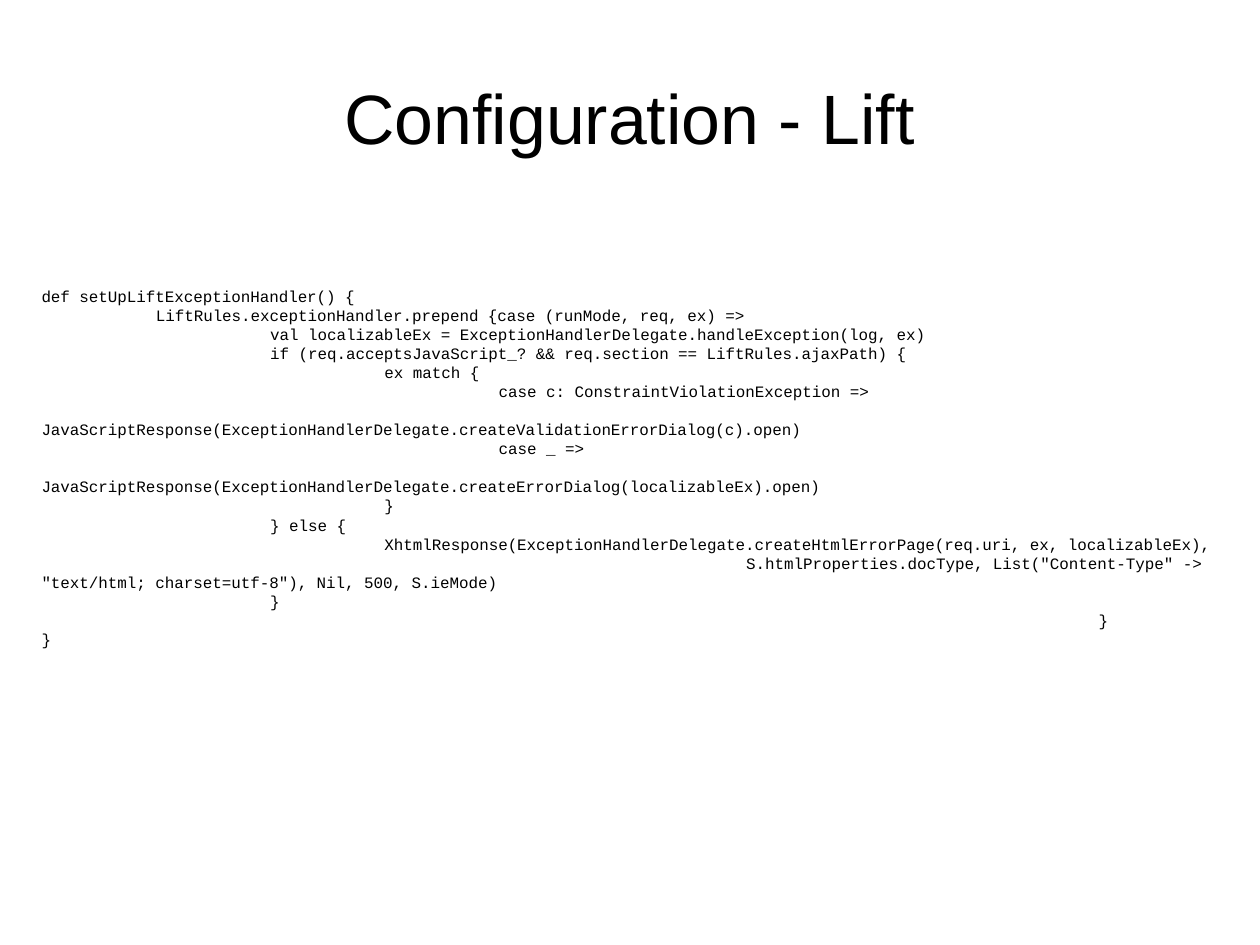
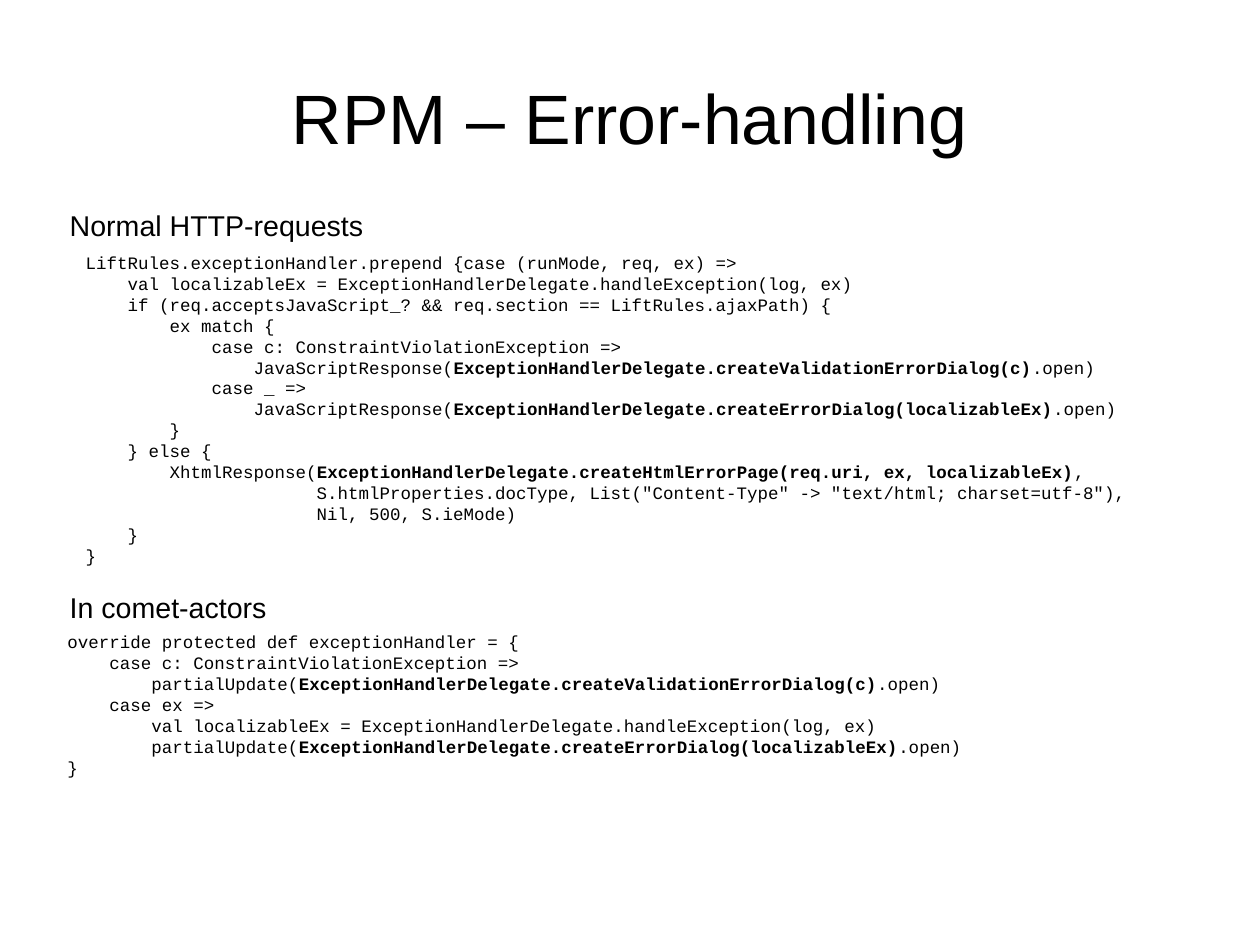
Before and after one commit to andreak/slol-2011, a slide deck: slide 36 of Scala-LiftOff-2011-lift-from-jee-perspective.odp (slide 21 before the commit). Drawn at 1260x945 pixels with LibreOffice and Linux fonts; fonts in the diff are those of the drawing. Boxes give left, top, right and bottom in pixels: in the first picture for what was removed or moved away, otherwise in the second. Text is boxed around its words. In the diff, an @@ line names an element or a change of style, - is before the commit and + after.

Commit message:
Updated

```diff
--- a/Scala-LiftOff-2011-lift-from-jee-perspective.odp
+++ b/Scala-LiftOff-2011-lift-from-jee-perspective.odp
@@ title at <box>292,93,967,157</box>: text changed @@
-Configuration - Lift
+RPM – Error-handling
@@ text added at <box>70,215,364,241</box>, 18 pt, text #000000 @@
+Normal HTTP-requests
@@ text at <box>86,257,1125,524</box>: paragraph removed @@
-}
@@ text "LiftRules.exceptionHandler.prepend {case (runMode, req, ex) ...": place and size @@
-text "LiftRules.exceptionHandler.prepend {case (runMode, req, ex) ..." at <box>42,290,1210,592</box>
+text "LiftRules.exceptionHandler.prepend {case (runMode, req, ex) ..." at <box>86,257,1125,524</box>
@@ text at <box>86,257,1116,482</box>: size 10 to 11 pt in "LiftRules.exceptionHandler.prepend {case (runMode, req, ex)  ...", "val localizableEx = ExceptionHandlerDelegate.handleException ...", "if (req.acceptsJavaScript_? && req.section == LiftRules.ajax ...", "ex match {" and 9 more places; bold on in "JavaScriptResponse(ExceptionHandlerDelegate.createValidation ...", "JavaScriptResponse(ExceptionHandlerDelegate.createErrorDialo ...", "XhtmlResponse(ExceptionHandlerDelegate.createHtmlErrorPage(r ..." @@
@@ text at <box>42,290,335,306</box>: paragraph removed @@
-def setUpLiftExceptionHandler() {
@@ text at <box>317,487,1125,524</box>: text changed; size 10 to 11 pt @@
-S.htmlProperties.docType, List("Content-Type" -> "text/html; charset=utf-8"), Nil, 500, S.ieMode)
+S.htmlProperties.docType, List("Content-Type" -> "text/html; charset=utf-8"),
+Nil, 500, S.ieMode)
@@ text added at <box>70,598,266,619</box>, 18 pt, text #000000 @@
+In comet-actors
@@ text added at <box>67,636,961,757</box>, 11 pt, text #000000 @@
+override protected def exceptionHandler = {
+case c: ConstraintViolationException =>
+partialUpdate(ExceptionHandlerDelegate.createValidationErrorDialog(c).open)
+case ex =>
+val localizableEx = ExceptionHandlerDelegate.handleException(log, ex)
+partialUpdate(ExceptionHandlerDelegate.createErrorDialog(localizableEx).open)
+}
```
Also in this commit, not shown: 13 other slides changed, 6 slides added, 2 slides removed.
